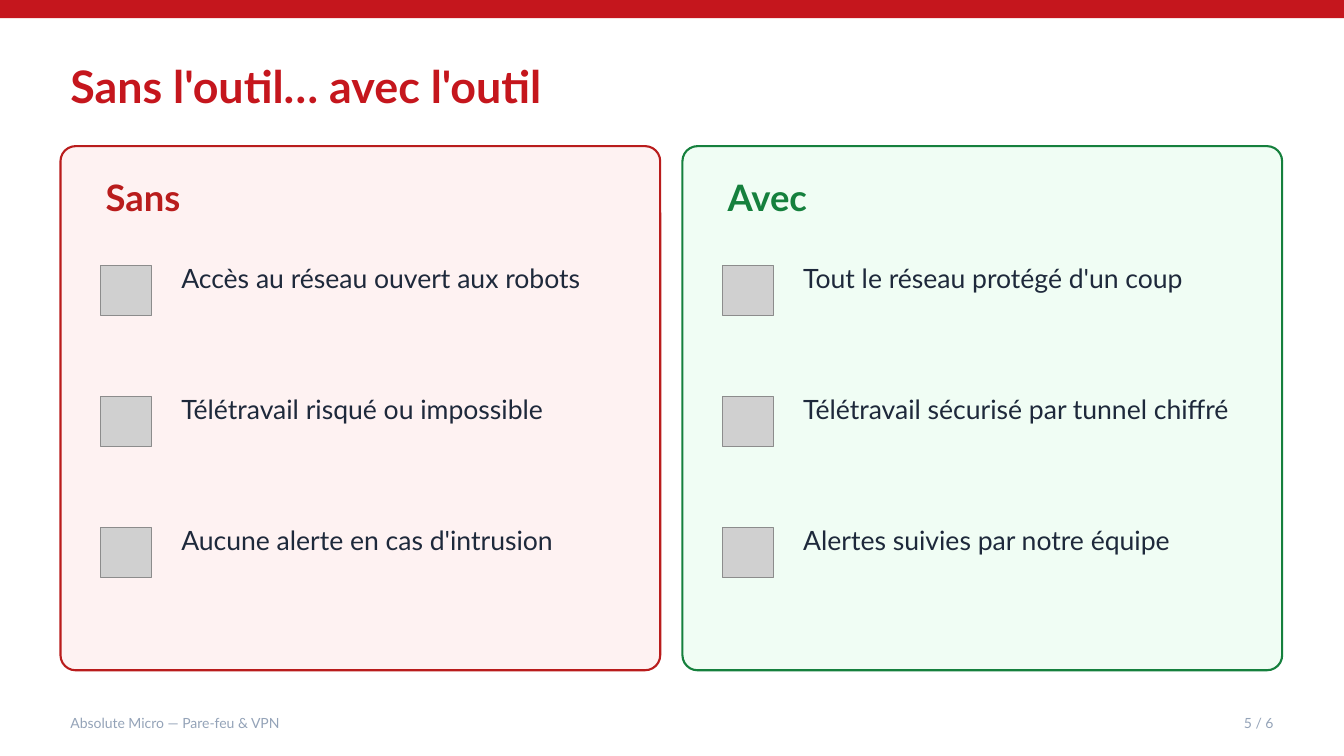
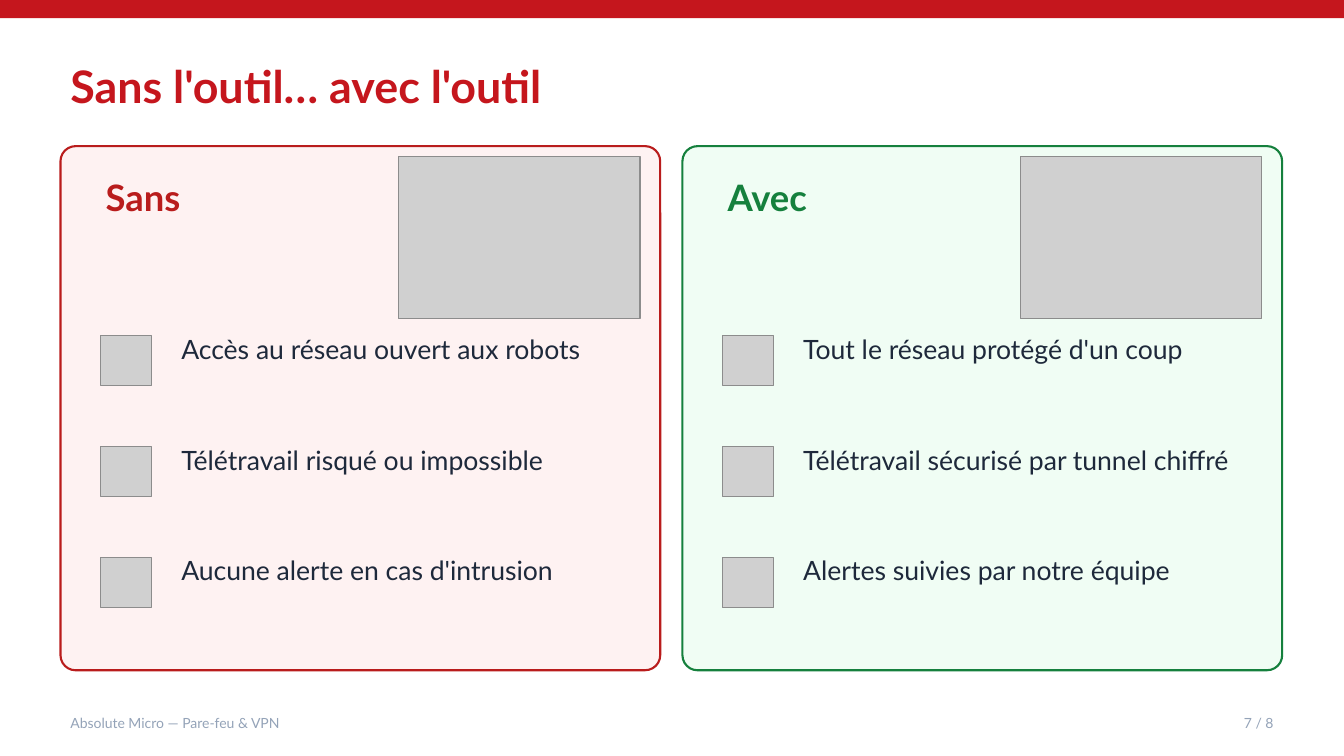
Before and after one commit to brunoflorin/absolute-devices, a slide deck: slide 8 of frontend/public/diaporamas/parefeu_vpn.pptx (slide 6 before the commit). Drawn at 1344x756 pixels with LibreOffice and Linux fonts; fonts in the diff are those of the drawing; grey boxes stand for pictures. Boxes give left, top, right and bottom in pixels: in the first picture for what was removed or moved away, otherwise in the second. Text is boxed around its words. In the diff, an @@ line names an element or a change of style, - is before the commit and + after.

```diff
--- a/frontend/public/diaporamas/parefeu_vpn.pptx
+++ b/frontend/public/diaporamas/parefeu_vpn.pptx
@@ picture added at <box>398,156,640,319</box> @@
@@ picture added at <box>1020,156,1262,319</box> @@
@@ 2 pictures, 2 texts: place and size @@
-2 pictures, 2 texts at <box>101,265,1182,316</box>
+2 pictures, 2 texts at <box>101,336,1182,386</box>
@@ 2 pictures, 2 texts: place and size @@
-2 pictures, 2 texts at <box>101,396,1229,447</box>
+2 pictures, 2 texts at <box>101,447,1229,497</box>
@@ 2 pictures, 2 texts: place and size @@
-2 pictures, 2 texts at <box>101,527,1170,578</box>
+2 pictures, 2 texts at <box>101,558,1170,608</box>
@@ text at <box>1244,718,1273,728</box>: text changed @@
-5 / 6
+7 / 8
```
Also in this commit, not shown: 6 other slides changed, 2 slides added, 37 other files.
